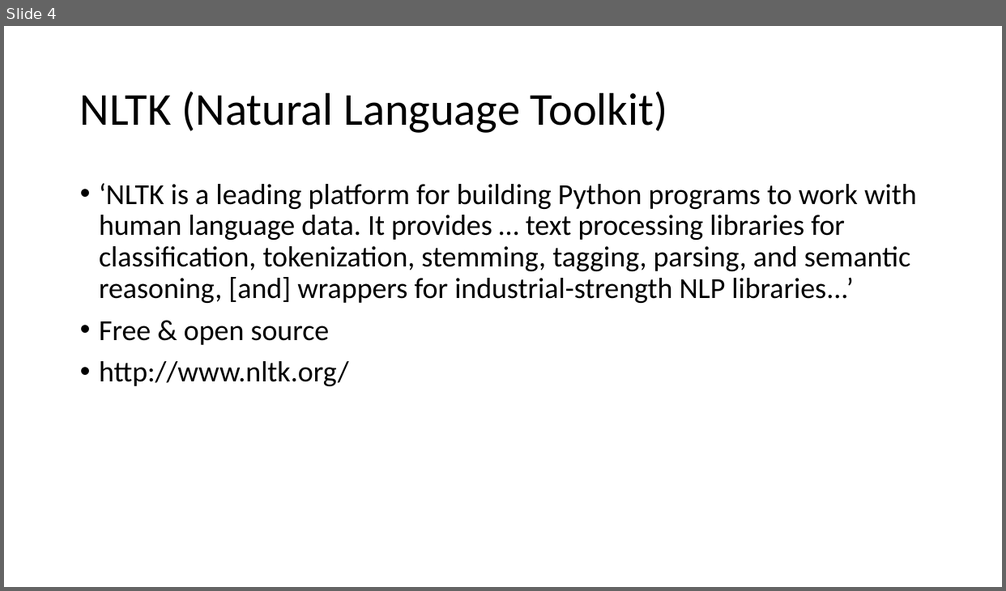
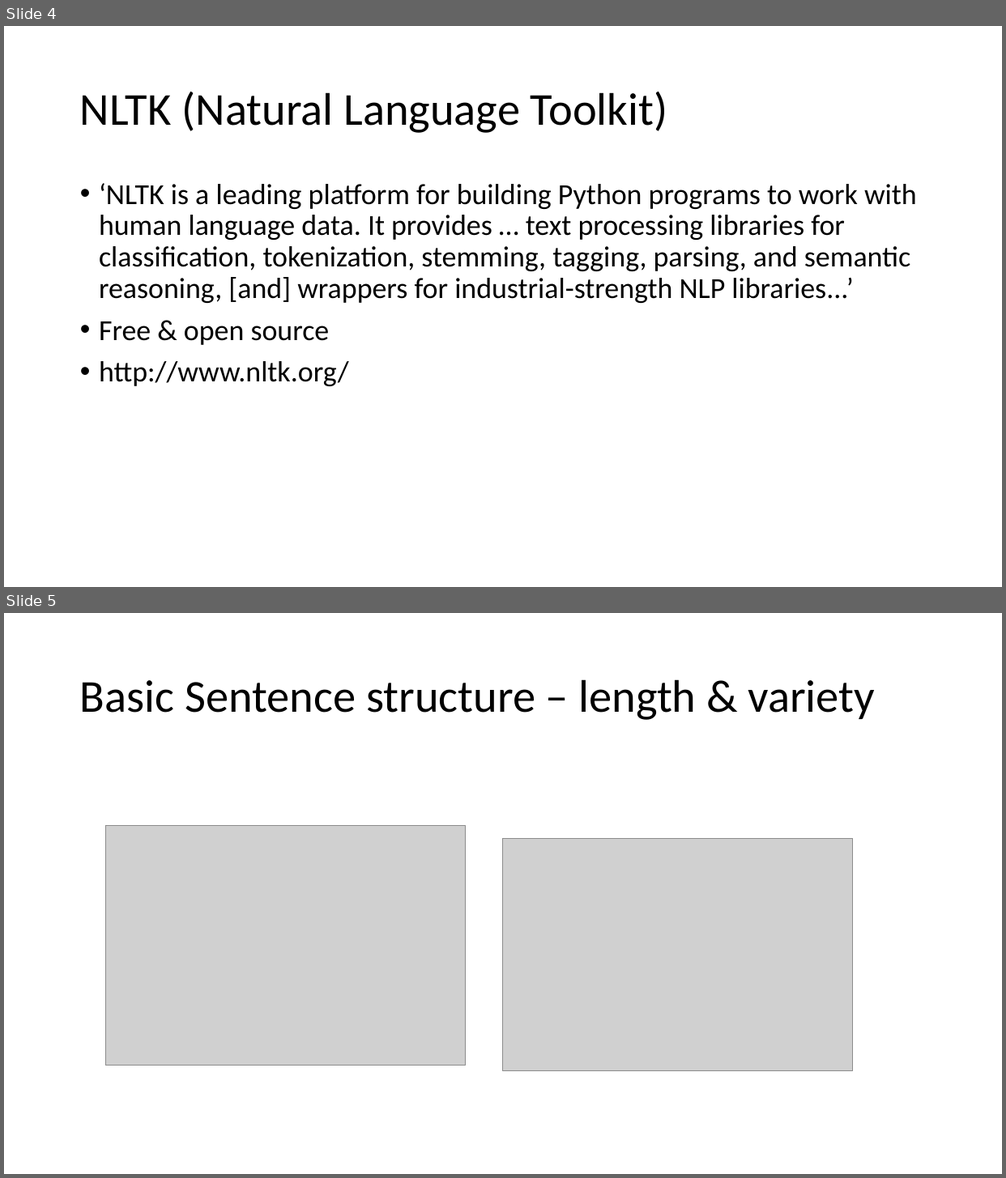
Before and after one commit to kblevins/predictive-author-id, a slide deck: Predictive_Author_Presentation.pptx. Shown one above the other, each under a label of ours: slide 4 before the commit, slides 4 and 5 after it. The pictures are 1006x591 and 1006x1178 pixels, drawn with LibreOffice and Linux fonts; fonts in the diff are those of the drawing; grey boxes stand for pictures. Boxes give left, top, right and bottom in pixels: in the first picture for what was removed or moved away, otherwise in the second. Text is boxed around its words. In the diff, an @@ line names an element or a change of style, - is before the commit and + after.

```diff
--- a/Predictive_Author_Presentation.pptx
+++ b/Predictive_Author_Presentation.pptx
@@ slide 5 added at bbox=[4, 613, 1002, 1174], background #FFFFFF @@
@@ title added at bbox=[80, 679, 876, 720], 44 pt, text #000000 @@
+Basic Sentence structure – length & variety
@@ picture added at bbox=[105, 825, 465, 1066] @@
@@ picture added at bbox=[503, 838, 853, 1071] @@
```
Also in this commit, not shown: 2 slides changed, 9 other slides added.
